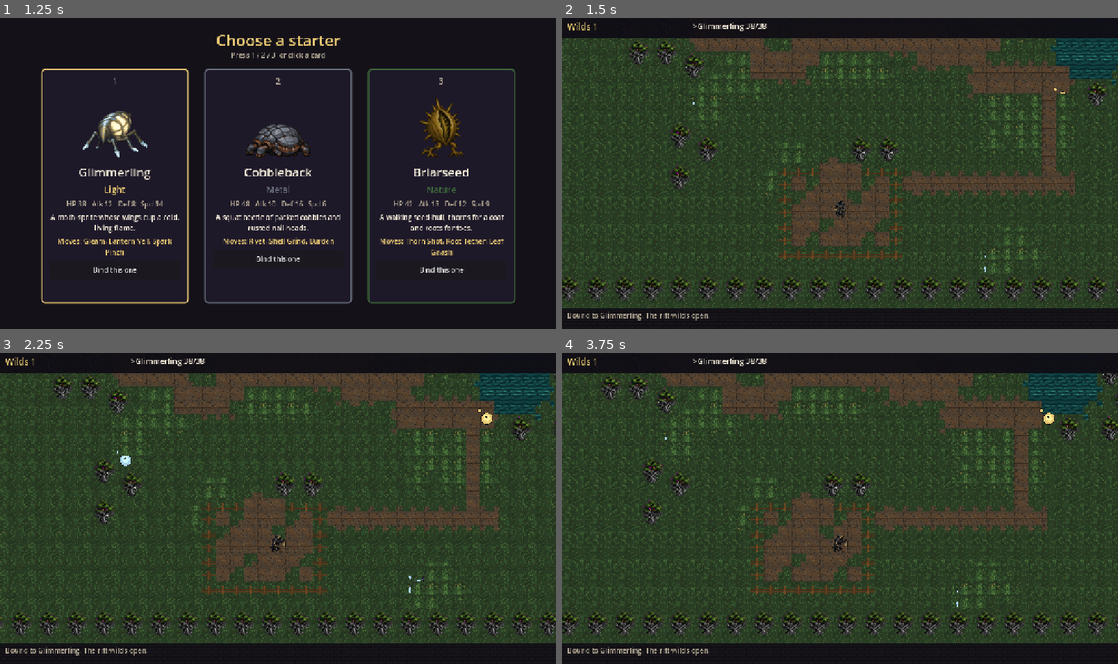
Above: before the commit, frames 1-4 (two rows, left to right).
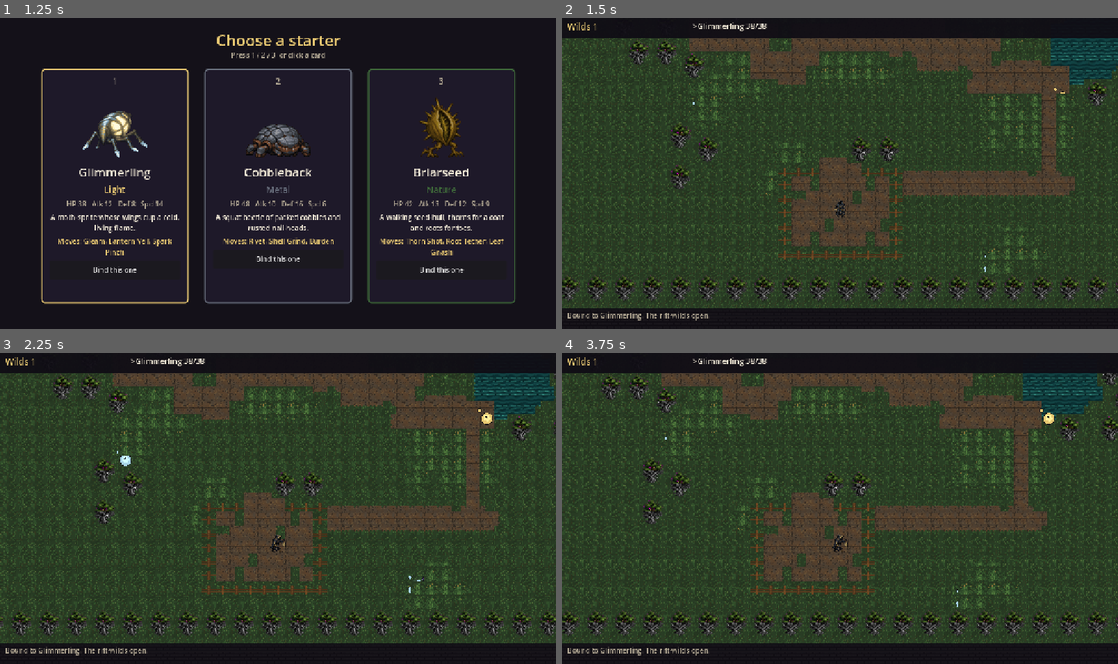
Above: after the commit, the same moments.

Repository: Ghostknife99/wyrdling
Game: Godot game, scene res://main.tscn
Same seed, same stepped clock (60 frames per second), same inputs: the game is played once before the commit and once after it.
Inputs (mouse positions are in pixels of both pictures, inside the frame that each line leads up to):
- Up to frame 1 (1.25 s): click "Begin a Run" at 0.5 s
- Up to frame 2 (1.5 s): click "Bind this one" at 1.25 s
- Up to frame 3 (2.25 s): tap Enter (ui_accept) at 2 s; move the mouse to (400, 492) at 2.02 s; hold Right from 2.03 s (still down); tap Keypad Enter at 2.1 s; click (400, 492) at 2.17 s
- Up to frame 4 (3.75 s): tap Enter (ui_accept) at 2.27, 2.75, 3.5 s; release Right at 2.75 s; drag from (728, 524) to (812, 570) at 2.77 s; move the mouse to (895, 440) at 3.52 s; hold Right from 3.53 s (still down); tap 1 at 3.6 s

Frame 1 is identical in both runs. In frame 2, 1.4% of the frame differs, in the area x 22-100%, y 6-74%; in frame 3, 1.4%, in the area x 20-100%, y 6-74%; in frame 4, 1.4%.

Commit message:
Load Arthur's overworld tileset instead of placeholder wilds.

Diff:
--- a/src/dungeon/dungeon.gd
+++ b/src/dungeon/dungeon.gd
@@ -67,23 +67,12 @@
 
 
 func _load_tex(tile_name: String, fallback_path: String) -> Texture2D:
-	var aliases := {
-		"path": "dirt",
-		"tallgrass": "tall_grass",
-	}
-	var wilds_name: String = str(aliases.get(tile_name, tile_name))
-	var wilds_path := "res://art/tiles/wilds/%s.png" % wilds_name
-	if ResourceLoader.exists(wilds_path):
-		return load(wilds_path) as Texture2D
+	# Arthur's painted overworld kit wins. Never use placeholder wilds tiles.
 	var p := "res://art/tiles/overworld/%s.png" % tile_name
 	if ResourceLoader.exists(p):
 		return load(p) as Texture2D
 	if fallback_path != "" and ResourceLoader.exists(fallback_path):
 		return load(fallback_path) as Texture2D
-	if tile_name in ["grass", "grass_alt", "path", "dirt"] and ResourceLoader.exists("res://art/tiles/floor.png"):
-		return load("res://art/tiles/floor.png") as Texture2D
-	if tile_name in ["cliff", "wall"] and ResourceLoader.exists("res://art/tiles/wall.png"):
-		return load("res://art/tiles/wall.png") as Texture2D
 	return null
 
 
@@ -210,7 +199,12 @@
 					if tex_stairs:
 						draw_texture_rect(tex_stairs, dest, false)
 				TREE:
-					_blit(_grass_name(x, y), dest)
+					if role == "sw":
+						_blit("tree_sw", dest)
+					elif role == "se":
+						_blit("tree_se", dest)
+					else:
+						_blit(_grass_name(x, y), dest)
 				FENCE:
 					_blit(_grass_name(x, y), dest)
 				TALLGRASS:
@@ -283,24 +277,8 @@
 
 
 func _draw_stitches(x: int, y: int, dest: Rect2) -> void:
-	var dirs: Array = [
-		[Vector2i(0, -1), "n"],
-		[Vector2i(1, 0), "e"],
-		[Vector2i(0, 1), "s"],
-		[Vector2i(-1, 0), "w"],
-		[Vector2i(1, -1), "ne"],
-		[Vector2i(-1, -1), "nw"],
-		[Vector2i(1, 1), "se"],
-		[Vector2i(-1, 1), "sw"],
-	]
-	for pair in dirs:
-		var d: Vector2i = pair[0]
-		var key: String = str(pair[1])
-		var nt: int = _tile_at(x + d.x, y + d.y)
-		if nt == WATER:
-			_blit("water_" + key, dest)
-		if _is_pathish(nt):
-			_blit("path_" + key, dest)
+	_blit_ortho_stitches(x, y, dest, PATH, "path", true)
+	_blit_ortho_stitches(x, y, dest, WATER, "water", false)
 	if _tile_at(x, y) == GRASS:
 		_blit_ortho_stitches(x, y, dest, TALLGRASS, "tallgrass", false)
 
Binary file changed: shots/gameplay_wilds.png
